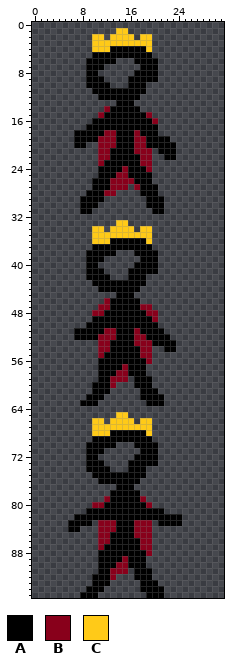
Sprite sheet -- Content/MainChar.png. Above: the version before the commit.
The file is 128x384 pixels, drawn in blocks of 4x4; one block is one cell here.
Palette (. is transparent): A #000000  B #88001b  C #ffca18
Pixels before (only the part around the change), first column x 0:
 5 ..........AAAAAAAA
 6 .........AAAAA...A
 7 .........AAA......
 8 .........AA......A
 9 .........AAA....AA
10 .........AAAA...AA
11 ..........AAAAAAAA
12 ...........AAAAAAA
13 ..............AAA.
14 ............BAAAAA
15 ...........BAAAAAA
16 ..........AAAAAAAA
17 .........AAAAAAAAA
18 .......AAAAABBAAAB
19 .......AAAABBBAAAB
20 .......AA..BBBAAAB
21 ...........BBAAAAB
22 ...........BBAAAAA
23 ...........BAAAAAA
24 ...........AAAABAA
25 ...........AAABBAA
26 ..........AAABBBBA
27 ..........AAABBB.B
28 .........AAABB....
29 ........AAAA......
30 ........AAA.......
31 ........AA........
32 ..................
33 ..............CC..
34 ..........CC.CCCC.
35 ..........CCCCCCCC
36 ..........CCCAAAAA
37 ..........AAAAAAAA
38 .........AAAAA...A
39 .........AAA......
40 .........AA......A
41 .........AAA....AA
42 .........AAAA...AA
43 ..........AAAAAAAA
44 ...........AAAAAAA
45 ..............AAA.
46 ............BAAAAA
47 ...........BBAAAAA
48 ..........BBAAAAAA
49 ..........AAAAAAAA
50 .........AAAAAAAAA
51 .......AAAAABBAAAB
52 .......AAAABBBAAAB
53 ...........BBAAAAB
54 ...........BBAAAAA
55 ...........BAAAAAA
56 ...........AAAAAAA
57 ...........AAAABAA
58 ...........AAABBAA
59 ...........AABBB.A
60 ..........AAAB...A
61 ..........AAA.....
62 .........AAA......
63 ........AAA.......
64 ..................
65 ..............CC..
66 ..........CC.CCCC.
67 ..........CCCCCCCC
68 ..........CCCAAAAA
69 ..........AAAAAAAA
70 .........AAAAA...A
71 .........AAA......
72 .........AA......A
73 .........AAA....AA
74 .........AAAA...AA
75 ..........AAAAAAAA
76 ...........AAAAAAA
77 ..............AAA.
78 .............AAAAA
79 ............BAAAAA
80 ..........BBAAAAAA
81 .........AAAAAAAAA
82 .......AAAAAAAAAAA
83 ......AAAA.BBBAAAB
84 ......AA...BBBAAAB
85 ...........BBAAAAB
86 ...........BBAAAAA
87 ...........BAAAAAA
88 ...........AAAAAAA
89 ...........AAAABAA
90 ...........AAABBAA
91 ...........AABBB.A
92 ..........AAAB...A
93 ..........AAA.....
94 .........AAA......
95 ........AAA.......
The same view after the edit:
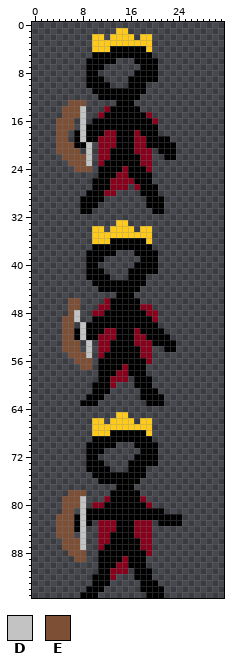
Colours new in this view: D #c3c3c3  E #7d4f34
The edit:
The author put colour D in rows 14 to 17 at x 8; in rows 20 to 23 at x 9; in rows 48 to 49 at x 7; in row 50 at x 8; in rows 53 to 55 at x 9; in rows 79 to 81 at x 8.
The author put colour D in rows 84 to 87 at x 8.
Colour A becomes colour D in rows 18 to 19 at x 8; in rows 51 to 52 at x 8; in rows 82 to 83 at x 8.
The author put colour E in row 13 at x 6 to 8; in rows 14 to 15 at x 5 to 7; in rows 16 to 17 at x 4 to 6; in rows 18 to 19 at x 4 to 5; in row 20 at x 4 to 6; in row 21 at x 4 to 7.
The author put colour E in row 22 at x 5 to 8; in row 23 at x 6 to 8; in row 24 at x 7 to 9; in rows 46 to 47 at x 6 to 7; in row 48 at x 6; in rows 49 to 52 at x 5 to 6.
The author put colour E in rows 53 to 54 at x 5 to 7; in row 55 at x 6 to 8; in row 56 at x 7 to 9; in row 57 at x 8 to 9; in row 78 at x 6 to 8; in rows 79 to 80 at x 5 to 7.
The author put colour E in row 81 at x 5 to 6; in row 82 at x 4 to 6; in rows 83 to 84 at x 4 to 5; in row 85 at x 4 to 6; in rows 86 to 87 at x 5 to 7; in row 88 at x 6 to 8.
The author put colour E in row 89 at x 7 to 8.
Colour A becomes colour E in rows 83 to 84 at x 6.
Where, in picture pixels (left, top, right, bottom), the same in both pictures:
changed: (56, 100, 92, 172)
changed: (62, 298, 92, 370)
changed: (56, 490, 86, 562)
